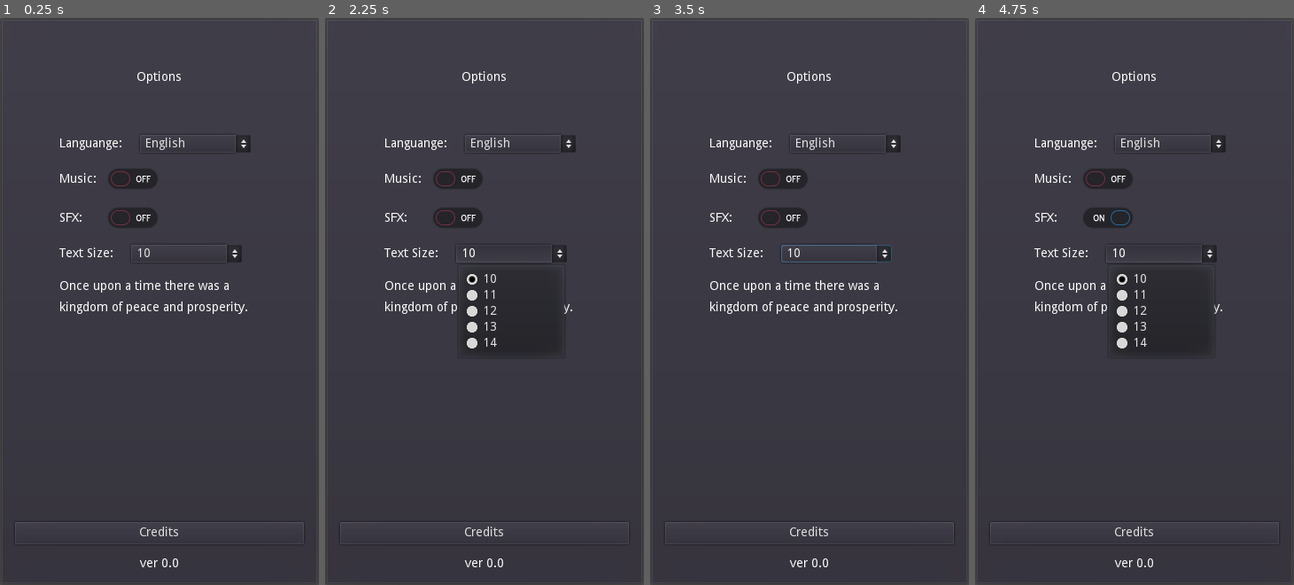
Above: before the commit, frames 1-4 (left to right).
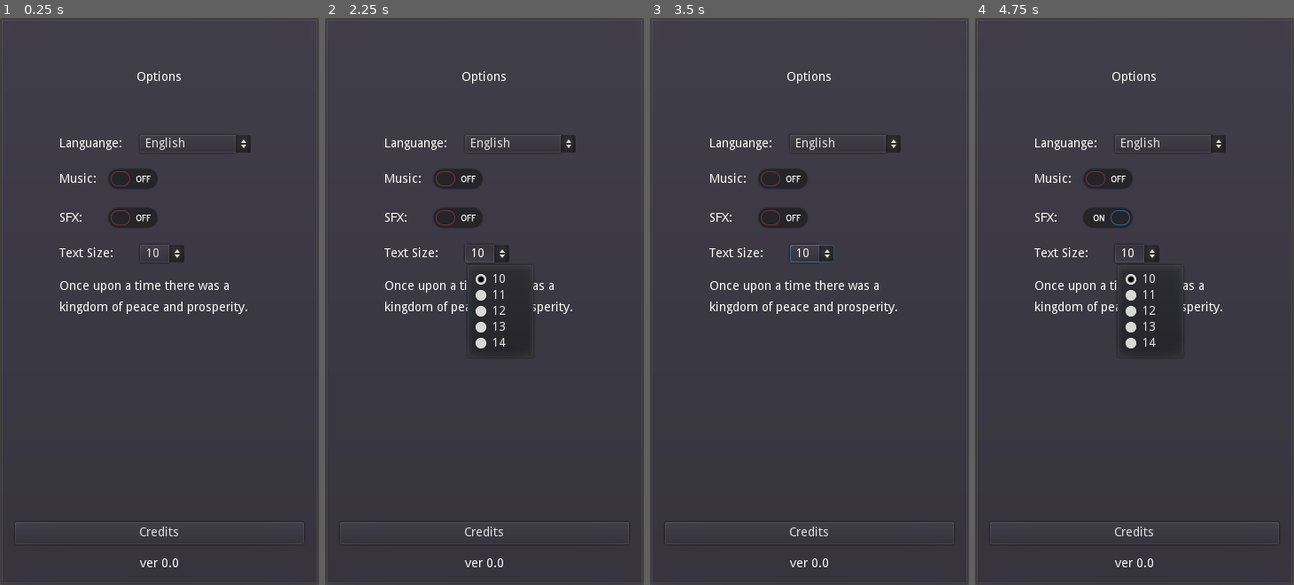
Above: after the commit, the same moments.

Repository: philipuriarte/A-Churchyard-of-Orphans
Game: Godot game, scene res://scenes/options_screen.tscn
The game is run twice, just before and just after one commit, with the same random seed, the same clock (stepped at 60 frames per second) and the same inputs. This scene is started directly instead of the project's main scene.
Inputs (mouse positions are in pixels of both pictures, inside the frame that each line leads up to):
- Up to frame 1 (0.25 s): no input
- Up to frame 2 (2.25 s): click "English" at 0.5 s; click (458, 216) at 1.25 s; click "10" at 2 s
- Up to frame 3 (3.5 s): click "English" at 2.75 s
- Up to frame 4 (4.75 s): click (1108, 216) at 3.5 s; click "10" at 4.25 s

The runs differ from the first frame. In frame 1, 0.2% of the frame differs, in the area x 41-76%, y 40-44%; in frame 2, 1.1%, in the area x 41-76%, y 40-59%; in frame 3, 0.2%; in frame 4, 1.1%.

Commit message:
Made slight changes to TextContainer nodes

Diff:
--- a/scenes/options_screen.tscn
+++ b/scenes/options_screen.tscn
@@ -110,7 +110,7 @@
 [node name="Text" type="HBoxContainer" parent="MarginContainer/MainCointainer/OptionsMargin/OptionsContainer/TextContainer"]
 margin_right = 226.0
 margin_bottom = 20.0
-custom_constants/separation = 20
+custom_constants/separation = 30
 
 [node name="TextLabel" type="Label" parent="MarginContainer/MainCointainer/OptionsMargin/OptionsContainer/TextContainer/Text"]
 margin_top = 3.0
@@ -119,10 +119,10 @@
 text = "Text Size:"
 
 [node name="TextOptions" type="OptionButton" parent="MarginContainer/MainCointainer/OptionsMargin/OptionsContainer/TextContainer/Text"]
-margin_left = 81.0
-margin_right = 206.0
+margin_left = 91.0
+margin_right = 141.0
 margin_bottom = 20.0
-rect_min_size = Vector2( 125, 0 )
+rect_min_size = Vector2( 50, 0 )
 text = "10"
 items = [ "10", null, false, 0, null, "11", null, false, 1, null, "12", null, false, 2, null, "13", null, false, 3, null, "14", null, false, 4, null ]
 selected = 0
